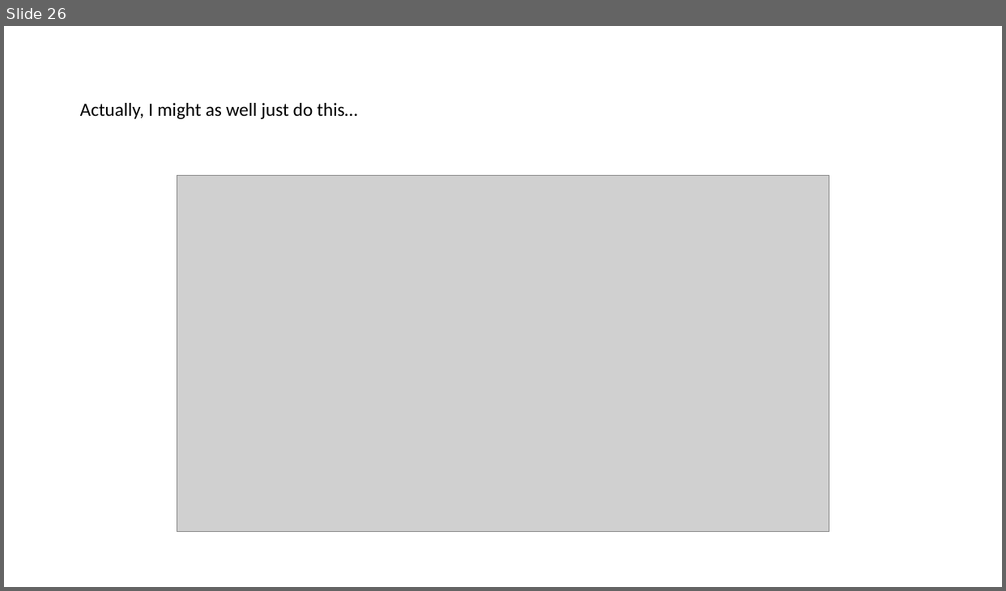
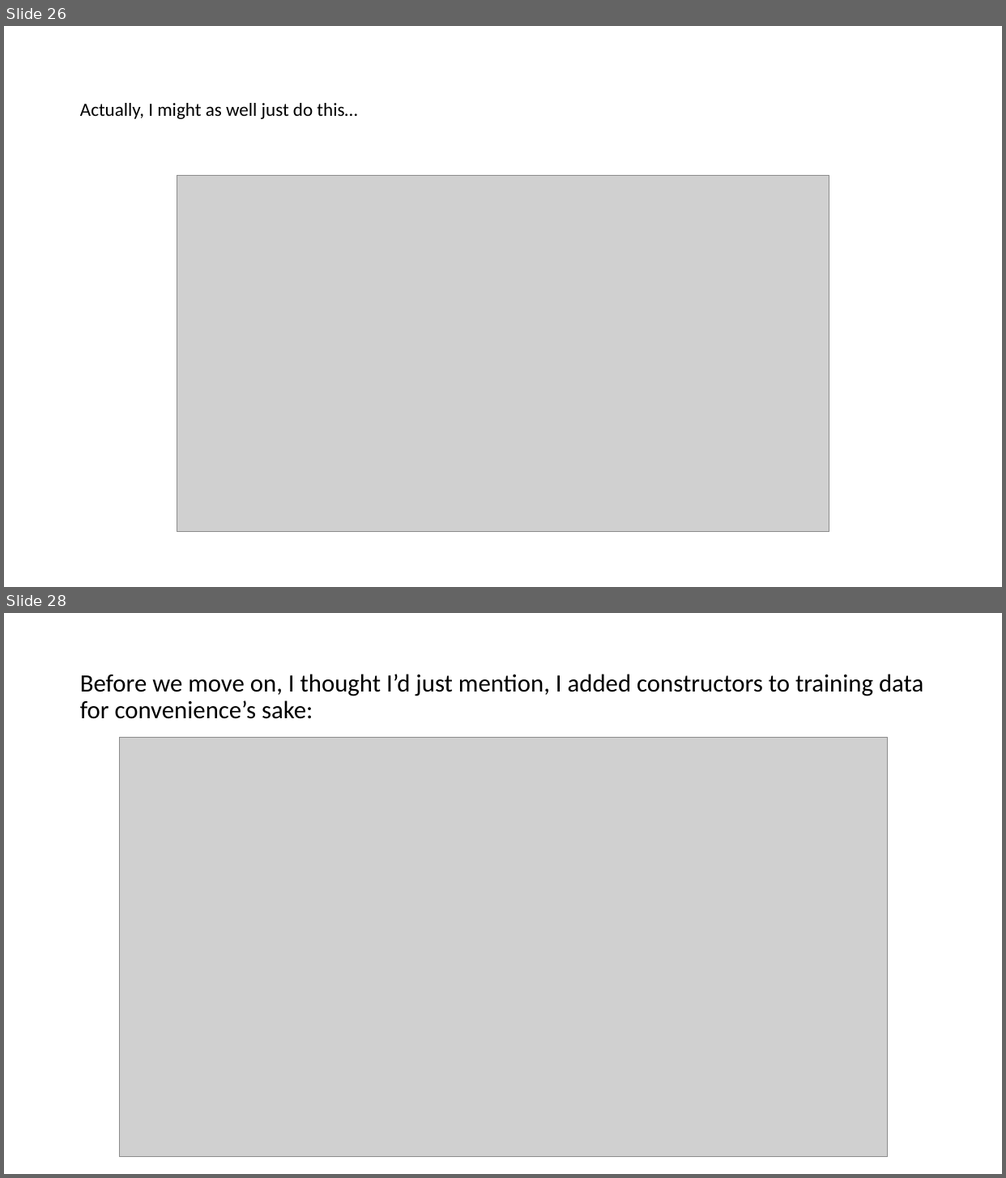
Before and after one commit to PixelZerg/NeuroOCR, a slide deck: NeuroOCR-DevelopmentDocumentation.pptx. Shown one above the other, each under a label of ours: slide 26 before the commit, slides 26 and 28 after it; the slides between them are not shown. The pictures are 1006x591 and 1006x1178 pixels, drawn with LibreOffice and Linux fonts; fonts in the diff are those of the drawing; grey boxes stand for pictures. Boxes give left, top, right and bottom in pixels: in the first picture for what was removed or moved away, otherwise in the second. Text is boxed around its words. In the diff, an @@ line names an element or a change of style, - is before the commit and + after.

```diff
--- a/NeuroOCR-DevelopmentDocumentation.pptx
+++ b/NeuroOCR-DevelopmentDocumentation.pptx
@@ slide 28 added at (4, 613, 1002, 1174), background #FFFFFF @@
@@ title added at (80, 674, 923, 719), 24 pt, text #000000 @@
+Before we move on, I thought I’d just mention, I added constructors to training data for convenience’s sake:
@@ picture added at (119, 738, 888, 1157) @@
```
Also in this commit, not shown: 1 slide changed, 8 other slides added, 10 other files.
